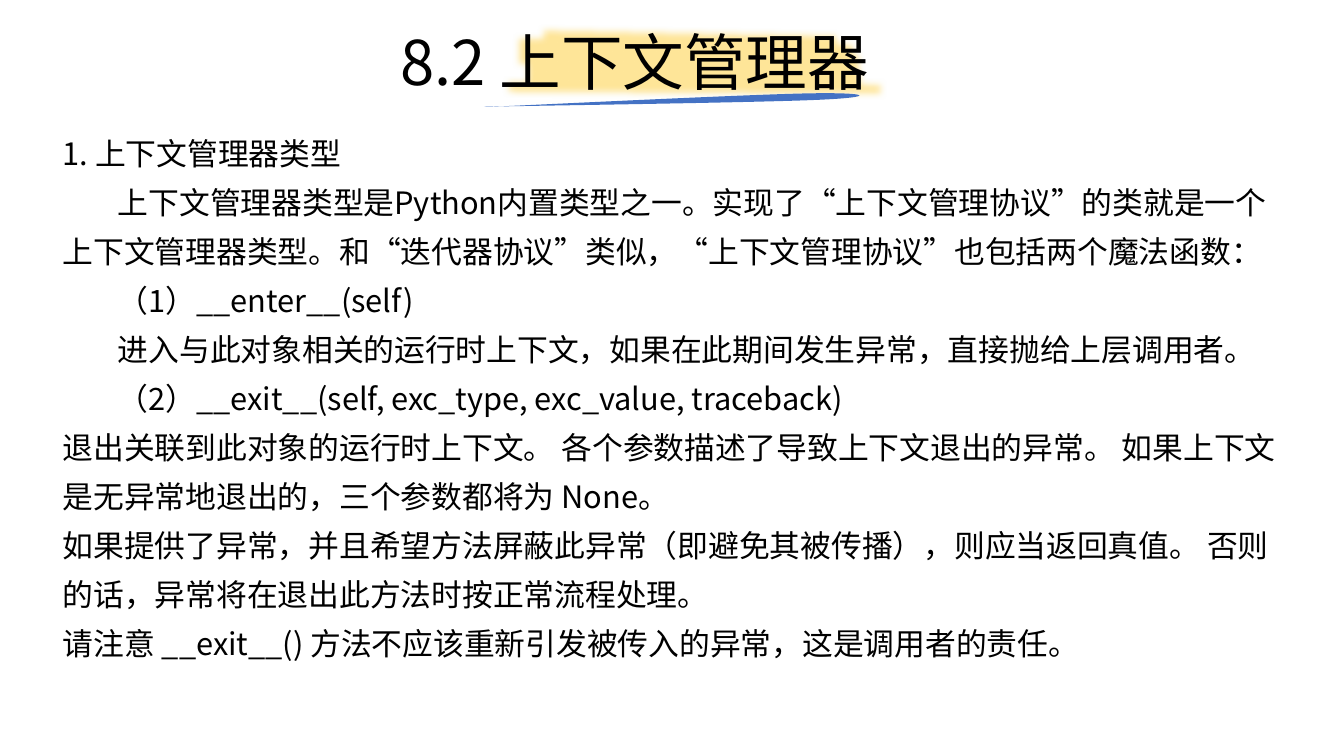
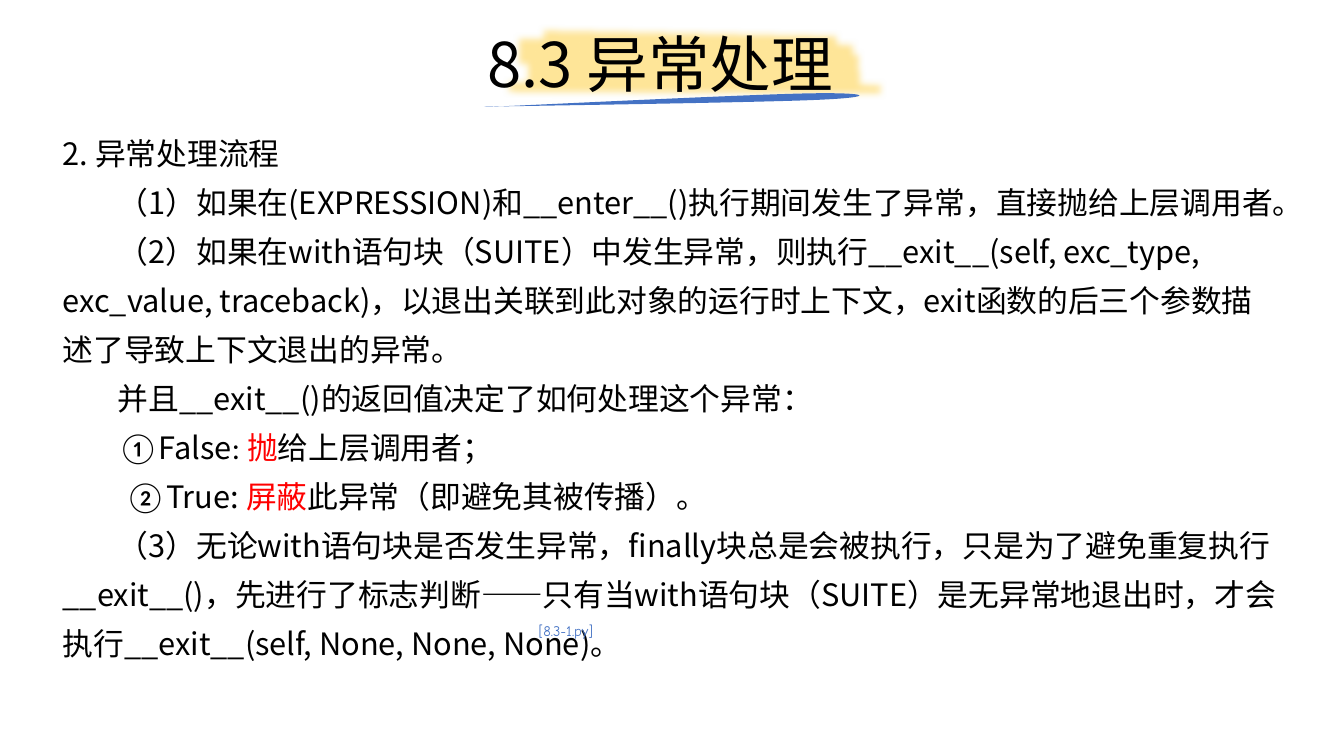
Before and after one commit to yiwenliu/CorePython, a slide deck: slide 67 of PPT/CorePython.pptx. Drawn at 1344x756 pixels with LibreOffice and Linux fonts; fonts in the diff are those of the drawing. Boxes give left, top, right and bottom in pixels: in the first picture for what was removed or moved away, otherwise in the second. Text is boxed around its words. In the diff, an @@ line names an element or a change of style, - is before the commit and + after.

```diff
--- a/PPT/CorePython.pptx
+++ b/PPT/CorePython.pptx
@@ title at (487,24,833,103): text changed @@
-8.2 上下文管理器
+8.3 异常处理
@@ text at (63,139,1304,661): text changed @@
-1. 上下文管理器类型
-上下文管理器类型是Python内置类型之一。实现了“上下文管理协议”的类就是一个上下文管理器类型。和“迭代器协议”类似，“上下文管理协议”也包括两个魔法函数：
-（1）__enter__(self)
-进入与此对象相关的运行时上下文，如果在此期间发生异常，直接抛给上层调用者。
-（2）__exit__(self, exc_type, exc_value, traceback)
-退出关联到此对象的运行时上下文。 各个参数描述了导致上下文退出的异常。 如果上下文是无异常地退出的，三个参数都将为 None。
-如果提供了异常，并且希望方法屏蔽此异常（即避免其被传播），则应当返回真值。 否则的话，异常将在退出此方法时按正常流程处理。
-请注意 __exit__() 方法不应该重新引发被传入的异常，这是调用者的责任。
+2. 异常处理流程
+（1）如果在(EXPRESSION)和__enter__()执行期间发生了异常，直接抛给上层调用者。
+（2）如果在with语句块（SUITE）中发生异常，则执行__exit__(self, exc_type, exc_value, traceback)，以退出关联到此对象的运行时上下文，exit函数的后三个参数描述了导致上下文退出的异常。
+并且__exit__()的返回值决定了如何处理这个异常：
+①False: 抛给上层调用者；
+②True: 屏蔽此异常（即避免其被传播）。
+（3）无论with语句块是否发生异常，finally块总是会被执行，只是为了避免重复执行__exit__()，先进行了标志判断——只有当with语句块（SUITE）是无异常地退出时，才会执行__exit__(self, None, None, None)。
@@ text added at (539,624,593,642), 18 pt, text #4472C4 @@
+[8.3-1.py]
```
Also in this commit, not shown: 5 other slides changed, 3 slides added, 3 other files.
